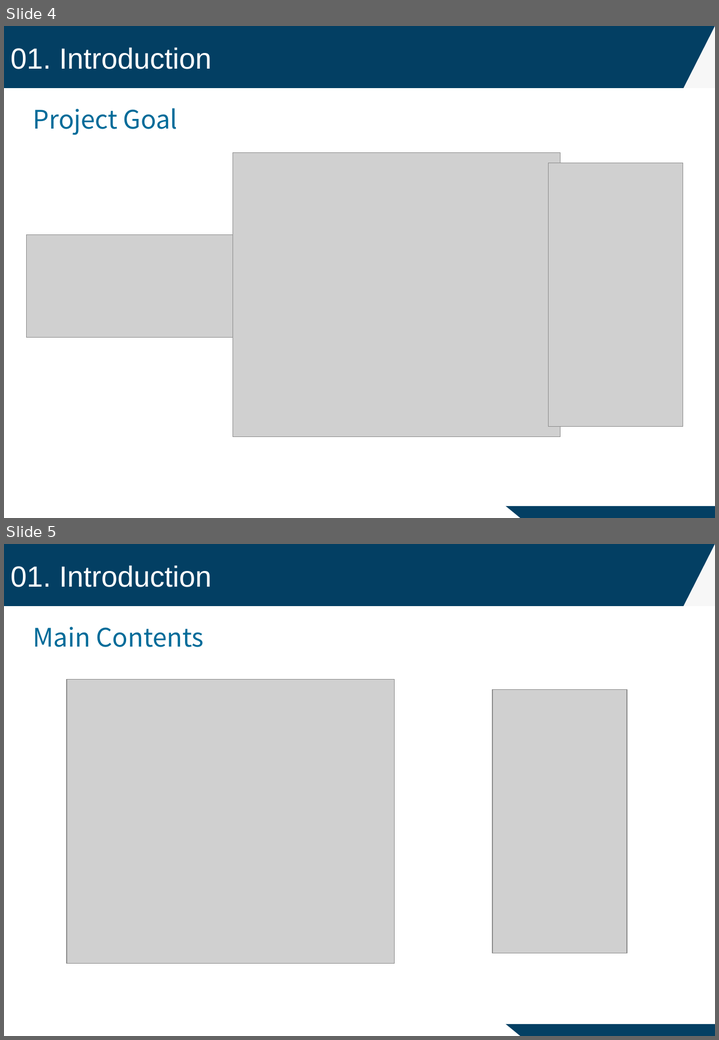
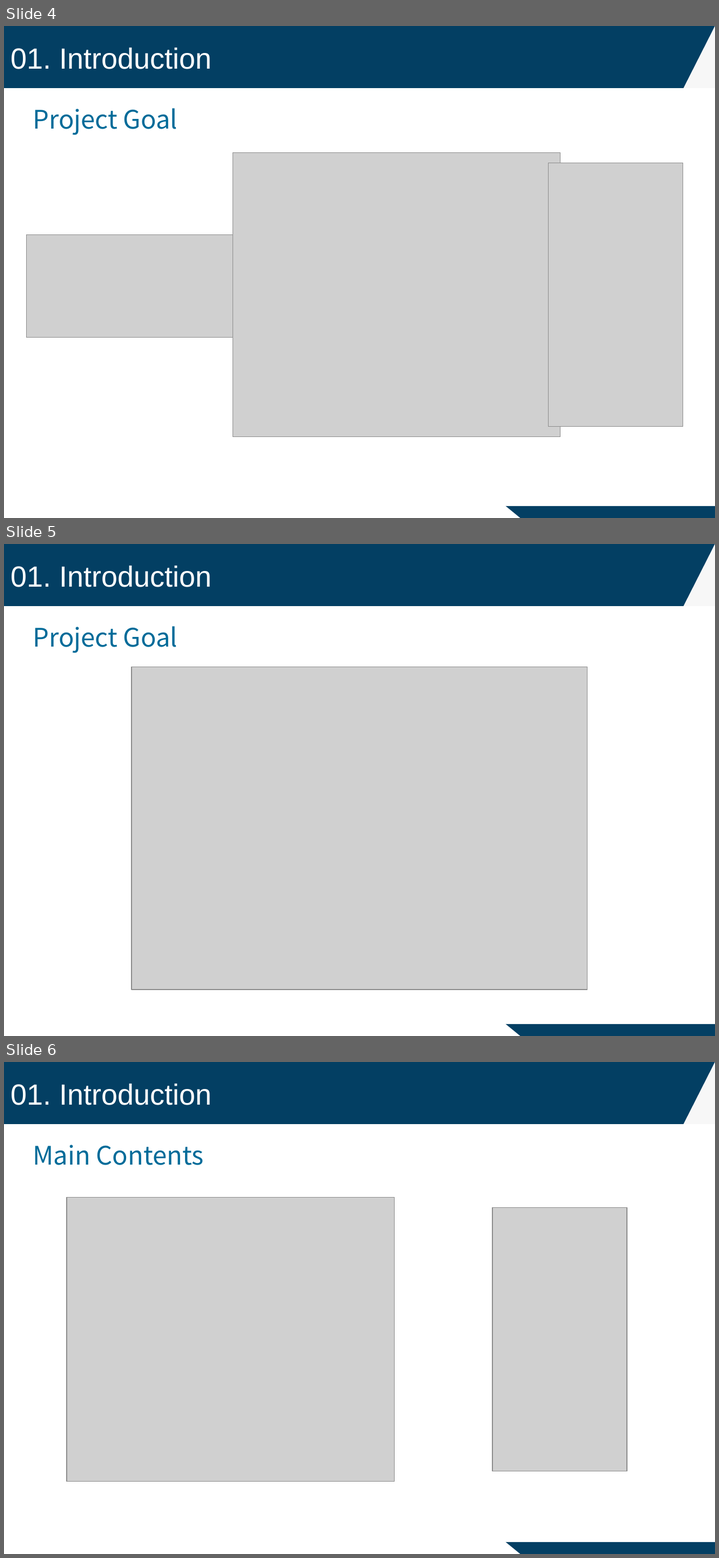
Before and after one commit to oriraccoon/Harman_ComputerArchitecture, a slide deck: RISC-V MultiCycle CPU Peripherals_김지환.pptx. Shown one above the other, each under a label of ours: slides 4 and 5 before the commit, slides 4, 5 and 6 after it. The pictures are 719x1040 and 719x1558 pixels, drawn with LibreOffice and Linux fonts; fonts in the diff are those of the drawing; grey boxes stand for pictures. Boxes give left, top, right and bottom in pixels: in the first picture for what was removed or moved away, otherwise in the second. Text is boxed around its words. In the diff, an @@ line names an element or a change of style, - is before the commit and + after.

Commit message:
Auto commit for modified projects on 2025-05-06 20:22

```diff
--- a/RISC-V MultiCycle CPU Peripherals_김지환.pptx
+++ b/RISC-V MultiCycle CPU Peripherals_김지환.pptx
@@ slide 5 added at box(4, 544, 715, 1036), background #FFFFFF @@
@@ rectangle added at box(4, 544, 715, 606), fill #033F63 @@
@@ right triangle added at box(683, 544, 715, 606), fill #F7F7F7 @@
@@ text added at box(10, 566, 211, 587), 32 pt, text #FFFFFF @@
+01. Introduction
@@ text added at box(33, 626, 177, 653), 28 pt, text #006B99 @@
+Project Goal
@@ picture added at box(131, 667, 587, 990) @@
@@ right triangle added at box(482, 1005, 520, 1036), fill #FFFFFF @@
@@ rectangle added at box(504, 1024, 715, 1036), fill #033F63 @@
@@ what was slide 5 is now slide 6 @@
```
Also in this commit, not shown: 5 slides changed, 10 other slides added, 1 slide removed, 35 other files.
